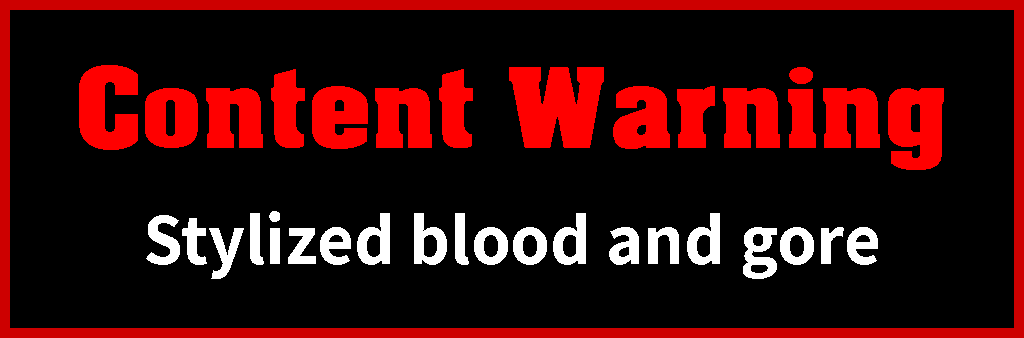
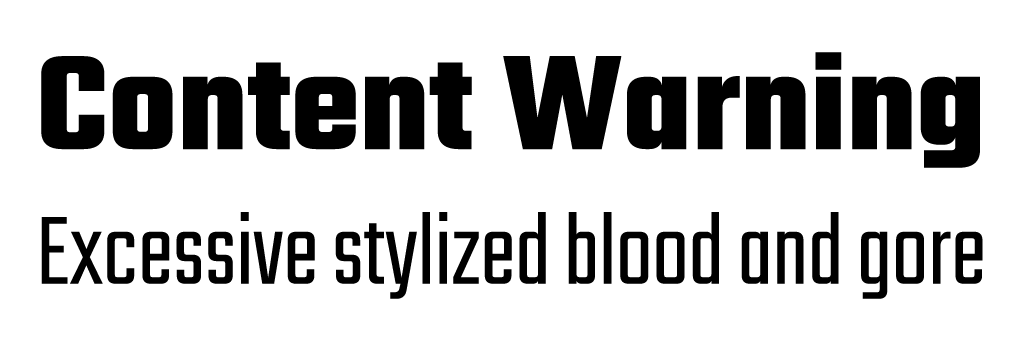
Before/after of a 1024px x 338px layered artwork. What changed in the layer stack:
renamed "Stylized blood and gore" to "Excessive stylized blood and gore", painted on it over 41, 211, 983, 299
removed layer "Layer 1" over 0, 0, 1024, 338
painted on "Content Warning" over 41, 52, 980, 170
removed layer "Background" over 0, 0, 1024, 338
